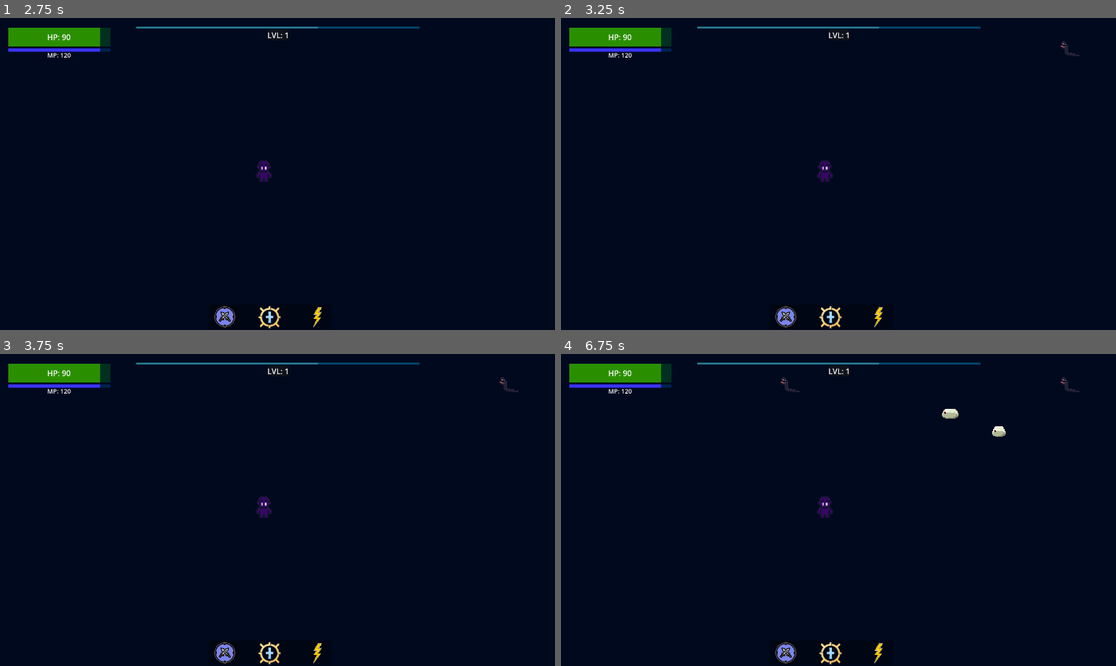
Above: before the commit, frames 1-4 (two rows, left to right).
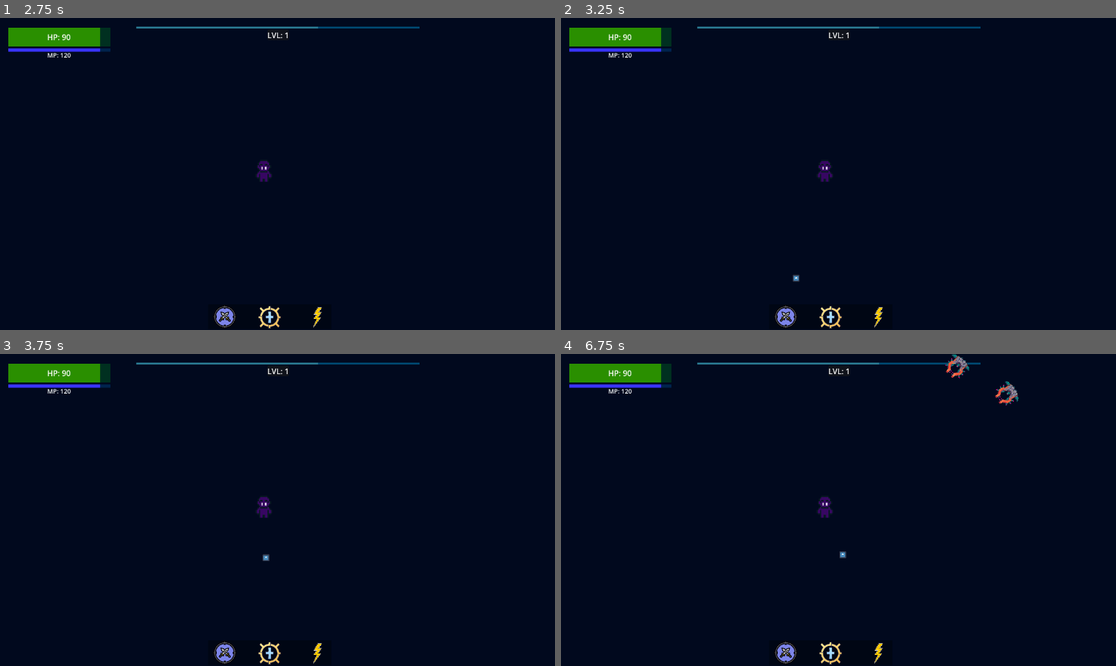
Above: after the commit, the same moments.

Repository: bkerz/VoidShips
Game: Godot game, scene res://Scenes/GUI_UI/MainUI/mainMenu.tscn
Same seed, same stepped clock (60 frames per second), same inputs: the game is played once before the commit and once after it. The engine's default icon, where the game draws it, is replaced by a stand-in: a white triangle on a blue panel in a dark square.
Inputs (mouse positions are in pixels of both pictures, inside the frame that each line leads up to):
- Up to frame 1 (2.75 s): click "Jugar" at 0.5 s; click "Max (Melee)" at 1.25 s; click "Ir al Mundo" at 2 s
- Up to frame 2 (3.25 s): click (788, 317) at 2.75 s
- Up to frame 3 (3.75 s): click (271, 653) at 3.5 s
- Up to frame 4 (6.75 s): click (877, 653) at 4.25 s; click (788, 653) at 5 s; click (832, 653) at 5.75 s; click (877, 653) at 6.5 s

Frame 1 is identical in both runs. In frame 2, less than 0.1% of the frame differs, in the area x 41-94%, y 7-85%; in frame 3, less than 0.1%; in frame 4, 0.6%, in the area x 39-94%, y 0-66%.
Error before the commit: Parse Error: Expected indented block after function declaration. (res://Scenes/Players/Max´s/areaDeAtaqueScript.gd:3)

Commit message:
Bullet sistem
Implemente un sistema basico de disparos.

el mismo puede quitarle vida a los enemigos

implemente un pequeño sistema de "muerte" para los enemigos mas su sistema basico de vida

Diff:
--- a/Scenes/EnemySpawner/enemy_spawner.gd
+++ b/Scenes/EnemySpawner/enemy_spawner.gd
@@ -2,7 +2,7 @@
 
 const extremoIzquiero= 0
 const extremoDerecho= 1150
-const extremoSuperior= 60
+const extremoSuperior= -50
 
 @export var enemy_list: Array[PackedScene]
 var enemiPosRandom= Vector2(0,0)
--- /dev/null
+++ b/Scenes/Ennemys/MineEnemy/enemyShipMine.tscn
@@ -0,0 +1,35 @@
+[gd_scene load_steps=6 format=3 uid="uid://cturklof8iwho"]
+
+[ext_resource type="Script" path="res://Scenes/Ennemys/MineEnemy/enemy_Ship_MineScript.gd" id="1_jq7an"]
+[ext_resource type="Texture2D" uid="uid://dbuwowwibu2jk" path="res://Scenes/Ennemys/MineEnemy/enemyShip.png" id="2_pwwkn"]
+[ext_resource type="Script" path="res://Scenes/Ennemys/MineEnemy/hitAreaScript.gd" id="3_m050u"]
+
+[sub_resource type="CircleShape2D" id="CircleShape2D_l6wtq"]
+radius = 6.0
+
+[sub_resource type="CircleShape2D" id="CircleShape2D_kluer"]
+radius = 7.64853
+
+[node name="SlimeEnemy" type="CharacterBody2D"]
+scale = Vector2(3, 3)
+collision_layer = 2
+collision_mask = 0
+script = ExtResource("1_jq7an")
+
+[node name="Sprite2D" type="Sprite2D" parent="." groups=["enemyTargetGroup"]]
+texture_filter = 1
+rotation = -1.5708
+scale = Vector2(0.25, 0.25)
+texture = ExtResource("2_pwwkn")
+
+[node name="CollisionShape2D" type="CollisionShape2D" parent="."]
+shape = SubResource("CircleShape2D_l6wtq")
+
+[node name="hitArea" type="Area2D" parent="."]
+collision_layer = 4
+collision_mask = 0
+script = ExtResource("3_m050u")
+
+[node name="CollisionShape2D" type="CollisionShape2D" parent="hitArea"]
+shape = SubResource("CircleShape2D_kluer")
+debug_color = Color(0.815686, 0.403922, 0, 0.419608)
--- a/Scenes/Ennemys/Slime/slime_enemy_Script.gd
+++ b/Scenes/Ennemys/MineEnemy/enemy_Ship_MineScript.gd
@@ -6,14 +6,17 @@
 var ataqueMaximo= 5
 var ataqueMinimo= 10
 var velocidad= 150
+var velocidadRotacion= 6.0
 
 
 func _ready():
-	$AnimationPlayer.play("Walk")
+	pass
 
 func _process(delta):
+	#var angle= (playerPosition - self.global_position).angle()
+
 	playerPosition= GLOBALMANAGER.posicionGlobalPersonaje - position
-	voltearSprite()
+	targetPlayerGraphic(delta)
 	velocity = playerPosition.normalized() * velocidad
 	move_and_slide()
 
@@ -22,3 +25,11 @@
 		$Sprite2D.flip_h= false
 	if GLOBALMANAGER.posicionGlobalPersonaje.x > position.x:
 		$Sprite2D.flip_h= true
+
+
+func epicDeath():
+	queue_free()
+
+func targetPlayerGraphic(delta):
+	var anguloA= $".".transform.x.angle_to(playerPosition)
+	$".".rotate(sign(anguloA) * min(delta * velocidadRotacion, abs(anguloA)))
--- /dev/null
+++ b/Scenes/Ennemys/MineEnemy/hitAreaScript.gd
@@ -0,0 +1,9 @@
+extends Area2D
+
+
+func takeDamageBullet(damage):
+	var aux= $"..".vida
+	if aux <= damage:
+		$"..".epicDeath()
+	else:
+		$"..".vida = aux - damage
--- a/Scenes/Ennemys/Slime/slime_enemy.tscn
+++ /dev/null
@@ -1,66 +0,0 @@
-[gd_scene load_steps=7 format=3 uid="uid://cturklof8iwho"]
-
-[ext_resource type="Script" path="res://Scenes/Ennemys/Slime/slime_enemy_Script.gd" id="1_d3ywf"]
-[ext_resource type="Texture2D" uid="uid://cyphbggkpki51" path="res://Scenes/Ennemys/Slime/EnemigoSlime.png" id="1_yaqpk"]
-
-[sub_resource type="Animation" id="Animation_c2q25"]
-length = 0.001
-tracks/0/type = "value"
-tracks/0/imported = false
-tracks/0/enabled = true
-tracks/0/path = NodePath("Sprite2D:frame")
-tracks/0/interp = 1
-tracks/0/loop_wrap = true
-tracks/0/keys = {
-"times": PackedFloat32Array(0),
-"transitions": PackedFloat32Array(1),
-"update": 1,
-"values": [0]
-}
-
-[sub_resource type="Animation" id="Animation_ek702"]
-resource_name = "Walk"
-length = 0.4
-loop_mode = 1
-tracks/0/type = "value"
-tracks/0/imported = false
-tracks/0/enabled = true
-tracks/0/path = NodePath("Sprite2D:frame")
-tracks/0/interp = 1
-tracks/0/loop_wrap = true
-tracks/0/keys = {
-"times": PackedFloat32Array(0, 0.1, 0.2, 0.3),
-"transitions": PackedFloat32Array(1, 1, 1, 1),
-"update": 1,
-"values": [0, 1, 2, 3]
-}
-
-[sub_resource type="AnimationLibrary" id="AnimationLibrary_x4uc7"]
-_data = {
-"RESET": SubResource("Animation_c2q25"),
-"Walk": SubResource("Animation_ek702")
-}
-
-[sub_resource type="CircleShape2D" id="CircleShape2D_l6wtq"]
-radius = 6.0
-
-[node name="SlimeEnemy" type="CharacterBody2D"]
-position = Vector2(0, -1)
-scale = Vector2(2, 2)
-collision_layer = 2
-collision_mask = 0
-script = ExtResource("1_d3ywf")
-
-[node name="Sprite2D" type="Sprite2D" parent="."]
-texture_filter = 1
-position = Vector2(0, -47)
-texture = ExtResource("1_yaqpk")
-hframes = 4
-
-[node name="AnimationPlayer" type="AnimationPlayer" parent="."]
-libraries = {
-"": SubResource("AnimationLibrary_x4uc7")
-}
-
-[node name="CollisionShape2D" type="CollisionShape2D" parent="."]
-shape = SubResource("CircleShape2D_l6wtq")
--- a/Scenes/GUI_UI/PlayerGUI/playerUI.tscn
+++ b/Scenes/GUI_UI/PlayerGUI/playerUI.tscn
@@ -67,6 +67,7 @@
 theme_override_styles/panel = SubResource("StyleBoxFlat_rdvkx")
 
 [node name="MP_Label" type="Label" parent="HudUI"]
+layout_mode = 0
 offset_left = 17.0
 offset_top = 63.0
 offset_right = 229.0
--- /dev/null
+++ b/Scenes/Players/Bullets/bullet.tscn
@@ -0,0 +1,35 @@
+[gd_scene load_steps=5 format=3 uid="uid://3eolwilx4oi7"]
+
+[ext_resource type="Script" path="res://Scenes/Players/Bullets/bulletScript.gd" id="1_66h6t"]
+[ext_resource type="Texture2D" uid="uid://o7csblf8qaf1" path="res://icon.svg" id="2_7q351"]
+
+[sub_resource type="CircleShape2D" id="CircleShape2D_e4t1l"]
+radius = 9.21954
+
+[sub_resource type="CircleShape2D" id="CircleShape2D_hoift"]
+radius = 9.0
+
+[node name="bullet" type="CharacterBody2D"]
+script = ExtResource("1_66h6t")
+
+[node name="Area2D" type="Area2D" parent="."]
+collision_layer = 2048
+collision_mask = 4
+
+[node name="CollisionShape2D" type="CollisionShape2D" parent="Area2D"]
+shape = SubResource("CircleShape2D_e4t1l")
+
+[node name="Sprite2D" type="Sprite2D" parent="."]
+position = Vector2(0, -4.76837e-07)
+scale = Vector2(0.113281, 0.113281)
+texture = ExtResource("2_7q351")
+
+[node name="wall" type="Area2D" parent="."]
+collision_layer = 0
+collision_mask = 256
+
+[node name="CollisionShape2D" type="CollisionShape2D" parent="wall"]
+shape = SubResource("CircleShape2D_hoift")
+
+[connection signal="area_entered" from="Area2D" to="." method="_on_area_2d_area_entered"]
+[connection signal="area_entered" from="wall" to="." method="_on_wall_area_entered"]
--- /dev/null
+++ b/Scenes/Players/Bullets/bulletScript.gd
@@ -0,0 +1,24 @@
+extends CharacterBody2D
+
+var aimPos= Vector2(0,0)
+var speed= 500
+var damageBase= 10
+
+func _ready():
+	pass
+
+
+func _process(delta):
+	velocity = aimPos.normalized() * speed
+	move_and_slide()
+
+func dissapearBullet():
+	queue_free()
+
+func _on_area_2d_area_entered(area):
+	area.takeDamageBullet(damageBase)
+	dissapearBullet()
+
+
+func _on_wall_area_entered(area):
+	dissapearBullet()
--- a/Scenes/Players/Max´s/MaxPlayerScript.gd
+++ b/Scenes/Players/Max´s/MaxPlayerScript.gd
@@ -1,7 +1,7 @@
 extends CharacterBody2D
 
 #Constantes
-
+const bulletPath= preload("res://Scenes/Players/Bullets/bullet.tscn")
 
 #Variables
 var vida= 100
@@ -17,19 +17,22 @@
 #Detecta si se esta moviendo usando W/A/S/D como referencia
 func _input(event):
 	var input_direction = Input.get_vector("A","D","W","S")
+	if event is InputEventMouseButton and event.is_action_pressed("ui_Mouse_Left"):
+		shootBullet()
 	#Le paso la posicion del player
 	GLOBALMANAGER.posicionGlobalPersonaje = global_position
 	velocity = input_direction * speed
 
 func _process(delta):
 	animarLadoCaminarPlayerX()
-	$areaDeAtaque.look_at(get_global_mouse_position())
+	#$Aim.look_at(get_global_mouse_position())
+	$areaDeAtaqueRange.look_at(get_global_mouse_position())
 	_input(input_event)
 	move_and_slide()
 
 #Funciones basicas para animar al personaje segun donde este viendo
 func animarLadoCaminarPlayerX():
-	var areaDeAtaquePositionX= $areaDeAtaque/colisionDeAtaque.global_position.x
+	var areaDeAtaquePositionX= $areaDeAtaqueRange/colisionDeAtaque.global_position.x
 	var personajePositionX= global_position.x
 
 	if Input.is_action_pressed("W"):
@@ -54,3 +57,9 @@
 	var hudPath= preload("res://Scenes/GUI_UI/PlayerGUI/playerUI.tscn")
 	var hudInstance= hudPath.instantiate()
 	get_parent().add_child(hudInstance)
+
+func shootBullet():
+	var bulletInstance= bulletPath.instantiate()
+	bulletInstance.aimPos = get_local_mouse_position()
+	bulletInstance.position= $".".position
+	get_parent().add_child(bulletInstance)
--- a/Scenes/Players/Max´s/areaDeAtaqueScript.gd
+++ b/Scenes/Players/Max´s/areaDeAtaqueScript.gd
@@ -1,3 +1,4 @@
 extends Area2D
 
 func apuntado(mouse):
+	pass
--- a/Scenes/Players/Max´s/max_player.tscn
+++ b/Scenes/Players/Max´s/max_player.tscn
@@ -216,8 +216,9 @@
 [sub_resource type="RectangleShape2D" id="RectangleShape2D_ty0mc"]
 size = Vector2(50, 70)
 
-[node name="MaxPlayer" type="CharacterBody2D"]
+[node name="MaxPlayer" type="CharacterBody2D" groups=["playerGroup"]]
 scale = Vector2(0.5, 0.5)
+collision_mask = 8
 script = ExtResource("1_s5sgb")
 
 [node name="Sprite2D" type="Sprite2D" parent="."]
@@ -238,17 +239,15 @@
 "": SubResource("AnimationLibrary_li1v0")
 }
 
-[node name="areaDeAtaque" type="Area2D" parent="."]
-visible = false
+[node name="areaDeAtaqueRange" type="Area2D" parent="."]
 script = ExtResource("3_lhv1y")
 
-[node name="colisionDeAtaque" type="CollisionShape2D" parent="areaDeAtaque"]
+[node name="colisionDeAtaque" type="CollisionShape2D" parent="areaDeAtaqueRange"]
 position = Vector2(62.5, -2.98023e-06)
 shape = SubResource("RectangleShape2D_wpmcn")
 debug_color = Color(0.631373, 0, 0.0627451, 0.419608)
 
 [node name="CollisionShape2D" type="CollisionShape2D" parent="."]
-visible = false
 position = Vector2(2.68221e-06, 5)
 scale = Vector2(0.999999, 0.999999)
 shape = SubResource("RectangleShape2D_ty0mc")
--- a/Scenes/World/FirstWorld/first_world.tscn
+++ b/Scenes/World/FirstWorld/first_world.tscn
@@ -1,13 +1,25 @@
-[gd_scene load_steps=8 format=3 uid="uid://7k8edk04vjj"]
+[gd_scene load_steps=12 format=3 uid="uid://7k8edk04vjj"]
 
 [ext_resource type="Script" path="res://Scenes/World/FirstWorld/Scripts/first_worldScript.gd" id="1_qp6ut"]
 [ext_resource type="PackedScene" uid="uid://d1hi1ajleb7a4" path="res://Scenes/Ennemys/Snake/EnemySnake.tscn" id="3_0nxxg"]
 [ext_resource type="Script" path="res://Scenes/World/FirstWorld/Scripts/MenuGUIScript.gd" id="3_ct034"]
 [ext_resource type="PackedScene" uid="uid://br1h424kd45pe" path="res://Scenes/Players/PlayerSpawner/player_espawner.tscn" id="3_oty85"]
-[ext_resource type="PackedScene" uid="uid://cturklof8iwho" path="res://Scenes/Ennemys/Slime/slime_enemy.tscn" id="3_yu0bt"]
+[ext_resource type="PackedScene" uid="uid://cturklof8iwho" path="res://Scenes/Ennemys/MineEnemy/enemyShipMine.tscn" id="4_p5abd"]
 [ext_resource type="PackedScene" uid="uid://cfj2cpyebf7ag" path="res://Scenes/EnemySpawner/enemy_spawner.tscn" id="6_7vjqr"]
 
 [sub_resource type="Theme" id="Theme_8umrj"]
+
+[sub_resource type="RectangleShape2D" id="RectangleShape2D_n2vko"]
+size = Vector2(11, 649)
+
+[sub_resource type="RectangleShape2D" id="RectangleShape2D_snrvf"]
+size = Vector2(10, 645)
+
+[sub_resource type="RectangleShape2D" id="RectangleShape2D_nvb6s"]
+size = Vector2(1152, 7)
+
+[sub_resource type="RectangleShape2D" id="RectangleShape2D_ea67h"]
+size = Vector2(1152, 9)
 
 [node name="FirstWorld" type="Node2D"]
 script = ExtResource("1_qp6ut")
@@ -32,7 +44,7 @@
 position = Vector2(548, 315)
 
 [node name="EnemySpawner" parent="." instance=ExtResource("6_7vjqr")]
-enemy_list = Array[PackedScene]([ExtResource("3_yu0bt"), ExtResource("3_0nxxg"), ExtResource("3_yu0bt")])
+enemy_list = Array[PackedScene]([ExtResource("4_p5abd"), ExtResource("3_0nxxg"), ExtResource("4_p5abd")])
 
 [node name="MenuGUI" type="Control" parent="."]
 visible = false
@@ -82,5 +94,74 @@
 grow_vertical = 0
 text = "Salir"
 
+[node name="Walls" type="Node2D" parent="."]
+position = Vector2(554, 313)
+
+[node name="wall1" type="StaticBody2D" parent="Walls"]
+position = Vector2(-561, 2)
+collision_layer = 8
+
+[node name="CollisionShape2D" type="CollisionShape2D" parent="Walls/wall1"]
+position = Vector2(5.5, 8.5)
+shape = SubResource("RectangleShape2D_n2vko")
+
+[node name="stopBullets" type="Area2D" parent="Walls/wall1"]
+collision_layer = 256
+collision_mask = 0
+
+[node name="CollisionShape2D" type="CollisionShape2D" parent="Walls/wall1/stopBullets"]
+position = Vector2(1, 7.5)
+shape = SubResource("RectangleShape2D_snrvf")
+
+[node name="wall2" type="StaticBody2D" parent="Walls"]
+position = Vector2(3, -320)
+collision_layer = 8
+
+[node name="CollisionShape2D" type="CollisionShape2D" parent="Walls/wall2"]
+position = Vector2(21, 5.5)
+shape = SubResource("RectangleShape2D_nvb6s")
+
+[node name="Area2D" type="Area2D" parent="Walls/wall2"]
+collision_layer = 256
+collision_mask = 0
+
+[node name="CollisionShape2D" type="CollisionShape2D" parent="Walls/wall2/Area2D"]
+position = Vector2(20, 1.5)
+shape = SubResource("RectangleShape2D_ea67h")
+
+[node name="wall3" type="StaticBody2D" parent="Walls"]
+position = Vector2(597, 2)
+collision_layer = 8
+
+[node name="CollisionShape2D" type="CollisionShape2D" parent="Walls/wall3"]
+position = Vector2(5.5, 8.5)
+shape = SubResource("RectangleShape2D_n2vko")
+
+[node name="stopBullets" type="Area2D" parent="Walls/wall3"]
+position = Vector2(5, -2)
+collision_layer = 256
+collision_mask = 0
+
+[node name="CollisionShape2D" type="CollisionShape2D" parent="Walls/wall3/stopBullets"]
+position = Vector2(1, 7.5)
+shape = SubResource("RectangleShape2D_snrvf")
+
+[node name="wall4" type="StaticBody2D" parent="Walls"]
+position = Vector2(0, 328)
+collision_layer = 8
+
+[node name="CollisionShape2D" type="CollisionShape2D" parent="Walls/wall4"]
+position = Vector2(21, 5.5)
+shape = SubResource("RectangleShape2D_nvb6s")
+
+[node name="Area2D" type="Area2D" parent="Walls/wall4"]
+position = Vector2(0, 12)
+collision_layer = 256
+collision_mask = 0
+
+[node name="CollisionShape2D" type="CollisionShape2D" parent="Walls/wall4/Area2D"]
+position = Vector2(20, 1.5)
+shape = SubResource("RectangleShape2D_ea67h")
+
 [connection signal="button_down" from="MenuGUI/Seguir" to="MenuGUI" method="_on_seguir_button_down"]
 [connection signal="button_down" from="MenuGUI/Salir" to="MenuGUI" method="_on_salir_button_down"]
--- a/project.godot
+++ b/project.godot
@@ -76,3 +76,17 @@
 "events": [Object(InputEventKey,"resource_local_to_scene":false,"resource_name":"","device":-1,"window_id":0,"alt_press …(182 unchanged characters)…
 ]
 }
+ui_Mouse_Left={
+"deadzone": 0.5,
+"events": [Object(InputEventMouseButton,"resource_local_to_scene":false,"resource_name":"","device":-1,"window_id":0,"alt_pressed":false,"shift_pressed":false,"ctrl_pressed":false,"meta_pressed":false,"button_mask":1,"position":Vector2(126, 16),"global_position":Vector2(129, 48),"factor":1.0,"button_index":1,"canceled":false,"pressed":true,"double_click":false,"script":null)
+]
+}
+
+[layer_names]
+
+2d_physics/layer_1="player"
+2d_physics/layer_2="enemyCollider"
+2d_physics/layer_3="EnemyHit"
+2d_physics/layer_4="walls"
+2d_physics/layer_9="bulletWall"
+2d_physics/layer_12="BulletsHit"
Binary file added: Scenes/Ennemys/MineEnemy/enemyShip.png
Not shown, changed: Scenes/Ennemys/MineEnemy/enemyShip.png.import
Binary file removed: Scenes/Ennemys/Slime/EnemigoSlime.png
